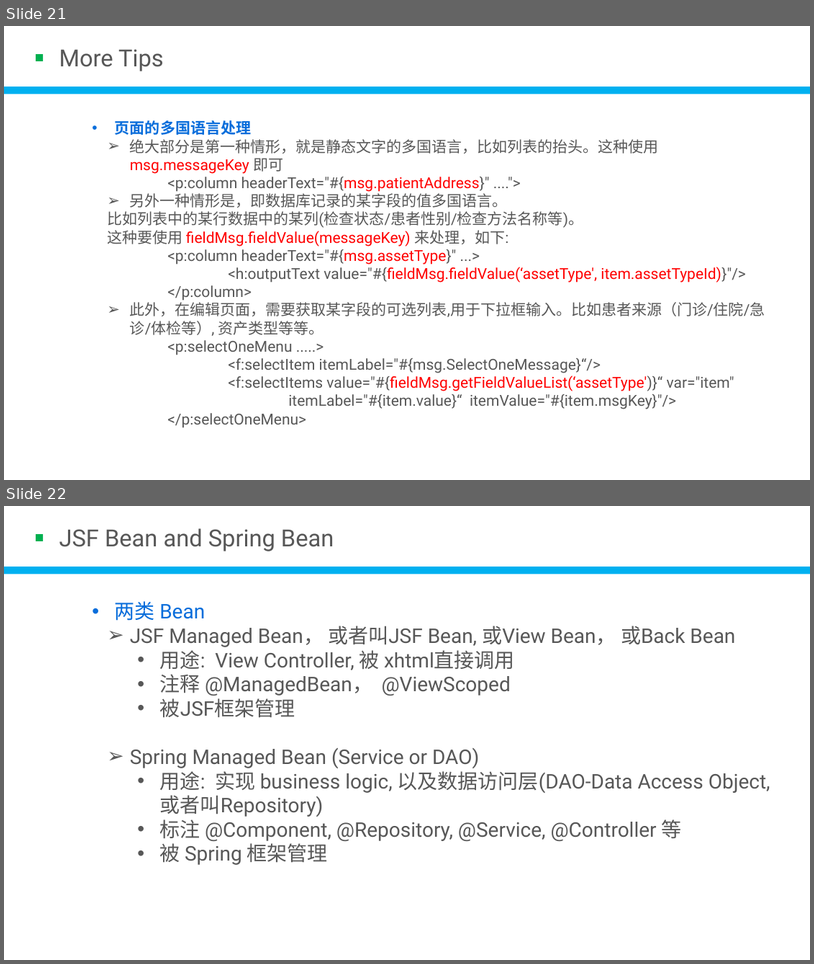
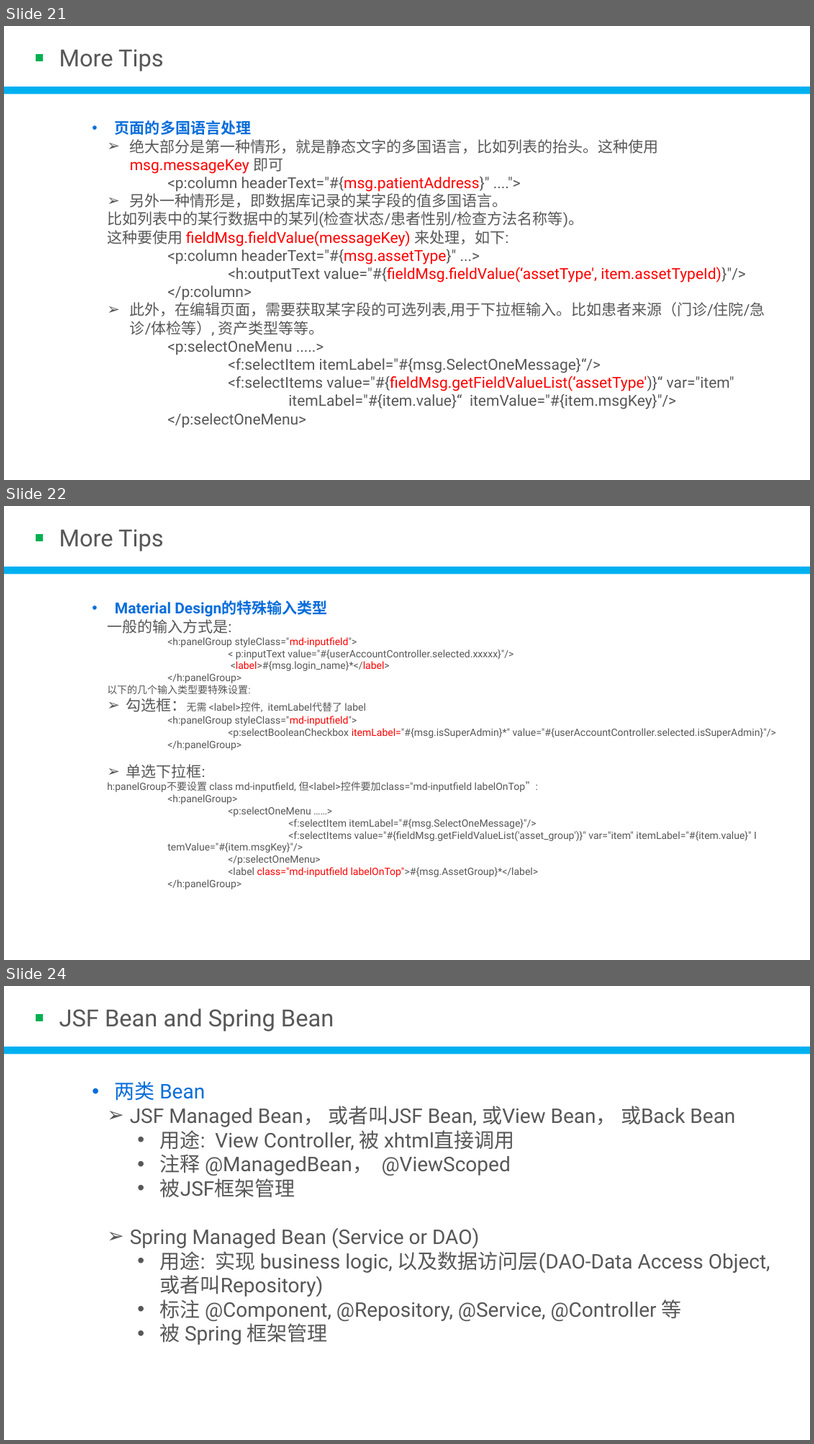
Before and after one commit to devhotmail/APMHome, a slide deck: Document/WebAppFrameworkDev.pptx. Shown one above the other, each under a label of ours: slides 21 and 22 before the commit, slides 21, 22 and 24 after it; the slides between them are not shown. The pictures are 814x964 and 814x1444 pixels, drawn with LibreOffice and Linux fonts; fonts in the diff are those of the drawing; background and template pictures are left out. Boxes give left, top, right and bottom in pixels: in the first picture for what was removed or moved away, otherwise in the second. Text is boxed around its words. In the diff, an @@ line names an element or a change of style, - is before the commit and + after.

```diff
--- a/Document/WebAppFrameworkDev.pptx
+++ b/Document/WebAppFrameworkDev.pptx
@@ slide 22 added at (4,506,810,960), background #C7EDCC @@
@@ rectangle added at (36,534,44,541), fill #00B050 @@
@@ text added at (59,529,164,551), 28 pt, text #575757 @@
+More Tips
@@ rectangle added at (4,566,810,574), fill #00B0F0 @@
@@ text added at (107,600,777,889), 12 pt, text #575757 @@
+• Material Design的特殊输入类型
+    一般的输入方式是:
+        <h:panelGroup styleClass="md-inputfield">
+        < p:inputText value="#{userAccountController.selected.xxxxx}"/>
+        <label>#{msg.login_name}*</label>
+        </h:panelGroup>
+    以下的几个输入类型要特殊设置:
+    ➢ 勾选框：无需 <label>控件, itemLabel代替了 label
+        <h:panelGroup styleClass="md-inputfield">
+        <p:selectBooleanCheckbox itemLabel="#{msg.isSuperAdmin}*" value="#{userAccountController.selected.isSuperAdmin}"/>
+        </h:panelGroup>
+    ➢ 单选下拉框:
+    h:panelGroup不要设置 class md-inputfield, 但<label>控件要加class="md-inputfield labelOnTop”:
+        <h:panelGroup>
+        <p:selectOneMenu ……>
+        <f:selectItem itemLabel="#{msg.SelectOneMessage}"/>
+        <f:selectItems value="#{fieldMsg.getFieldValueList('asset_group')}" var="item" itemLabel="#{item.value}" I temValue="#{item.msgKey}"/>
+        </p:selectOneMenu>
+        <label class="md-inputfield labelOnTop">#{msg.AssetGroup}*</label>
+        </h:panelGroup>
@@ what was slide 22 is now slide 24 @@
```
Also in this commit, not shown: 1 other slide added.
